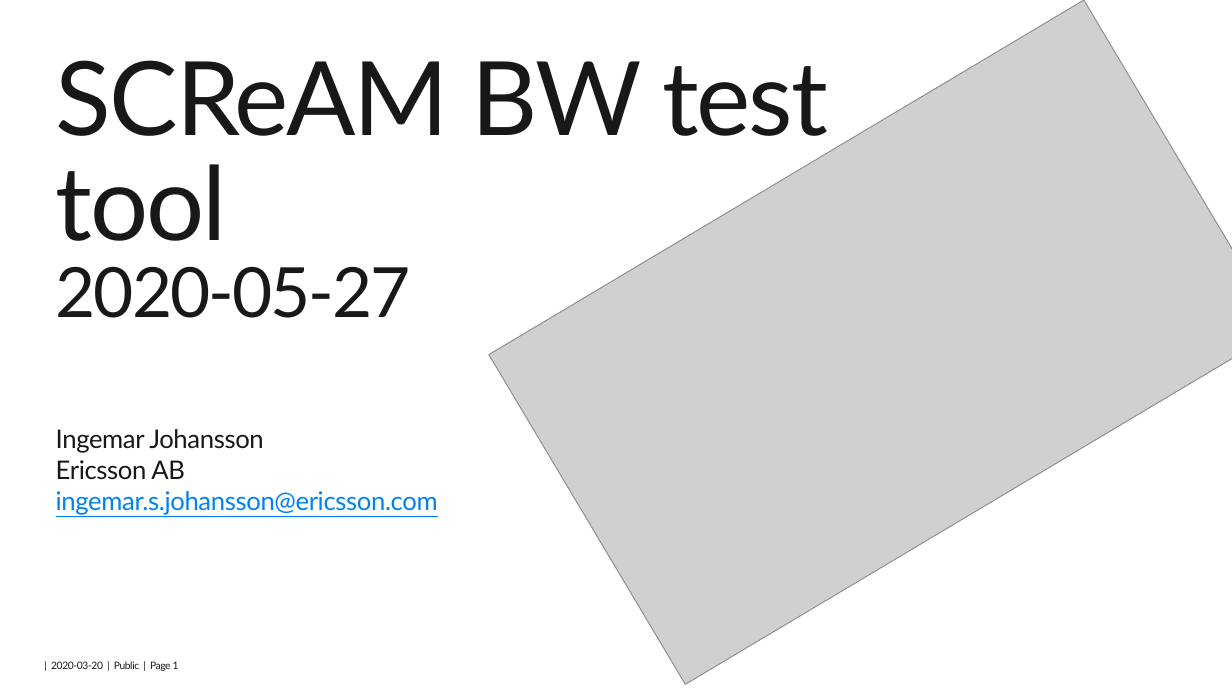
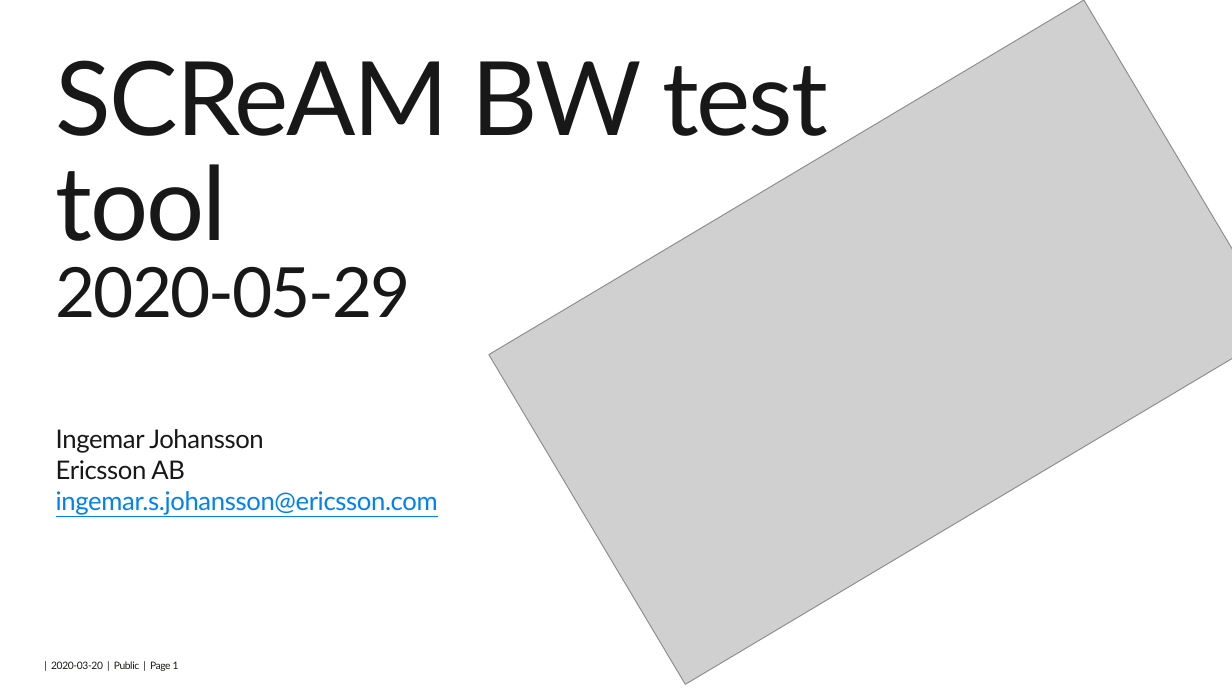
Before and after one commit to 5G-VCA-CC/scream, a slide deck: slide 1 of code/bw-test-tool/SCReAM-BW-test-tool.pptx. Drawn at 1232x693 pixels with LibreOffice and Linux fonts; fonts in the diff are those of the drawing; grey boxes stand for pictures; background and template pictures are left out. Boxes give left, top, right and bottom in pixels: in the first picture for what was removed or moved away, otherwise in the second. Text is boxed around its words. In the diff, an @@ line names an element or a change of style, - is before the commit and + after.

```diff
--- a/code/bw-test-tool/SCReAM-BW-test-tool.pptx
+++ b/code/bw-test-tool/SCReAM-BW-test-tool.pptx
@@ title at (56,60,828,318): text changed @@
-SCReAM BW test tool
-2020-05-27
+SCReAM BW test tool
+2020-05-29
```
Also in this commit, not shown: 2 other slides changed, 2 other files.
